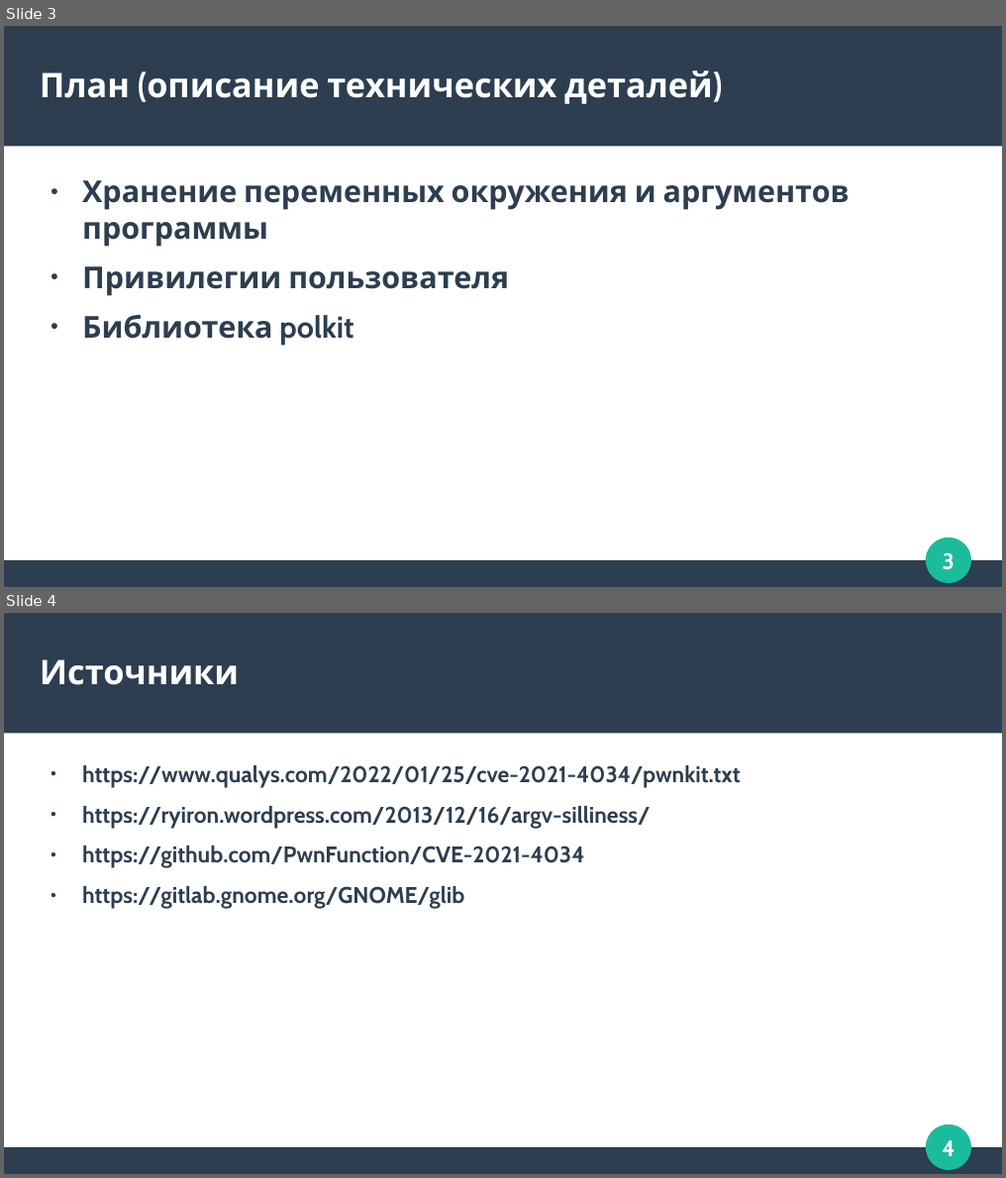
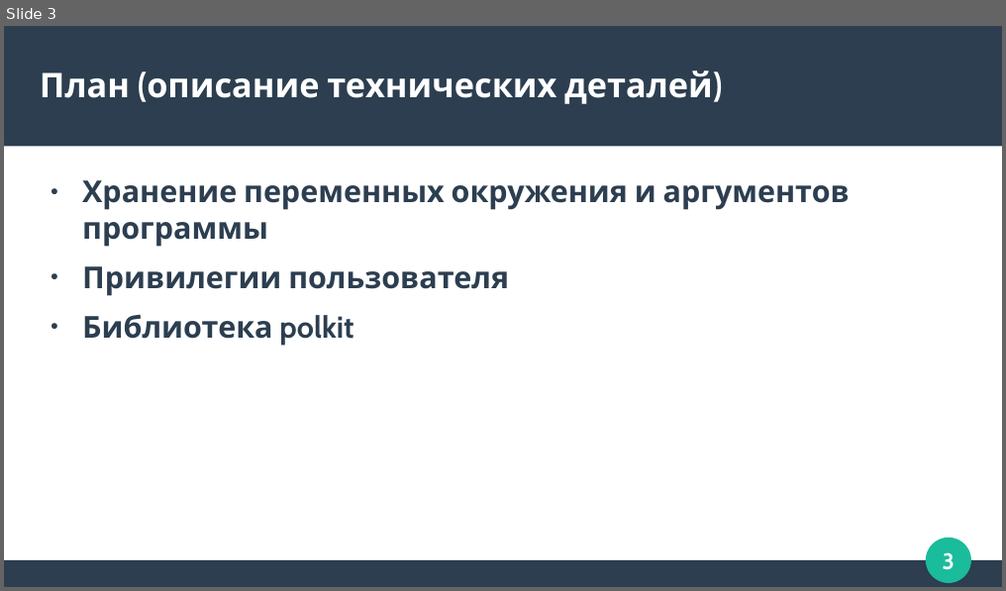
Before and after one commit to zubrailx/university-itmo, a slide deck: Year-3/Computer-architecture/lab-1/presentation.odp. Shown one above the other, each under a label of ours: slides 3 and 4 before the commit, slide 3 after it. The pictures are 1006x1178 and 1006x591 pixels, drawn with LibreOffice and Linux fonts; fonts in the diff are those of the drawing. Boxes give left, top, right and bottom in pixels: in the first picture for what was removed or moved away, otherwise in the second. Text is boxed around its words. In the diff, an @@ line names an element or a change of style, - is before the commit and + after.

```diff
--- a/Year-3/Computer-architecture/lab-1/presentation.odp
+++ b/Year-3/Computer-architecture/lab-1/presentation.odp
@@ slide 4 removed at bbox=[4, 613, 1002, 1174], background #FFFFFF; not listed: 4 template elements that a slide beside it also shows @@
@@ title removed at bbox=[40, 660, 239, 685] @@
-Источники
@@ text removed at bbox=[82, 765, 740, 909] @@
-● https://www.qualys.com/2022/01/25/cve-2021-4034/pwnkit.txt
-● https://ryiron.wordpress.com/2013/12/16/argv-silliness/
-● https://github.com/PwnFunction/CVE-2021-4034
-● https://gitlab.gnome.org/GNOME/glib
```
Also in this commit, not shown: 1 slide changed, 26 slides added, 5 other files.
